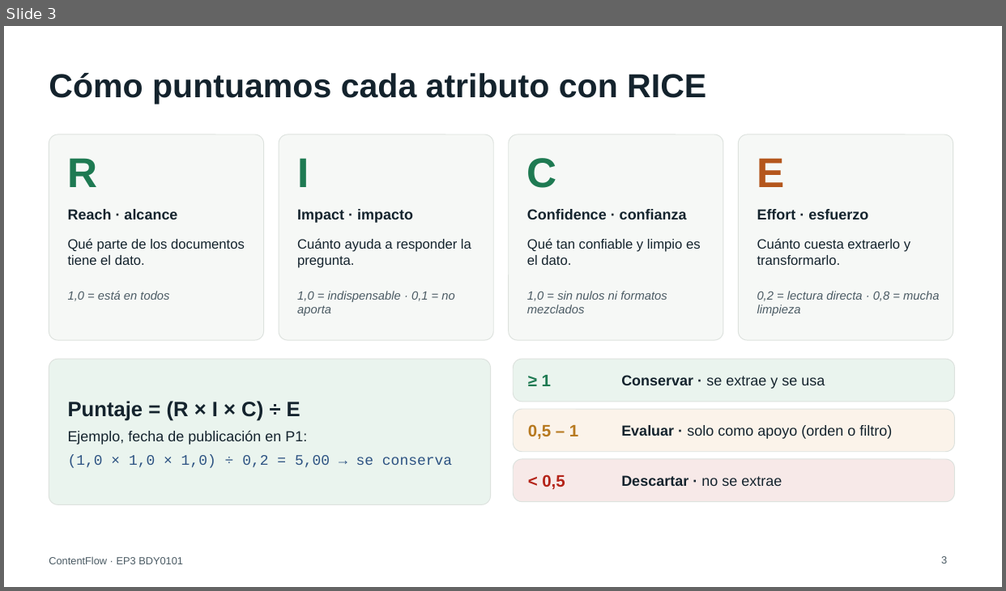
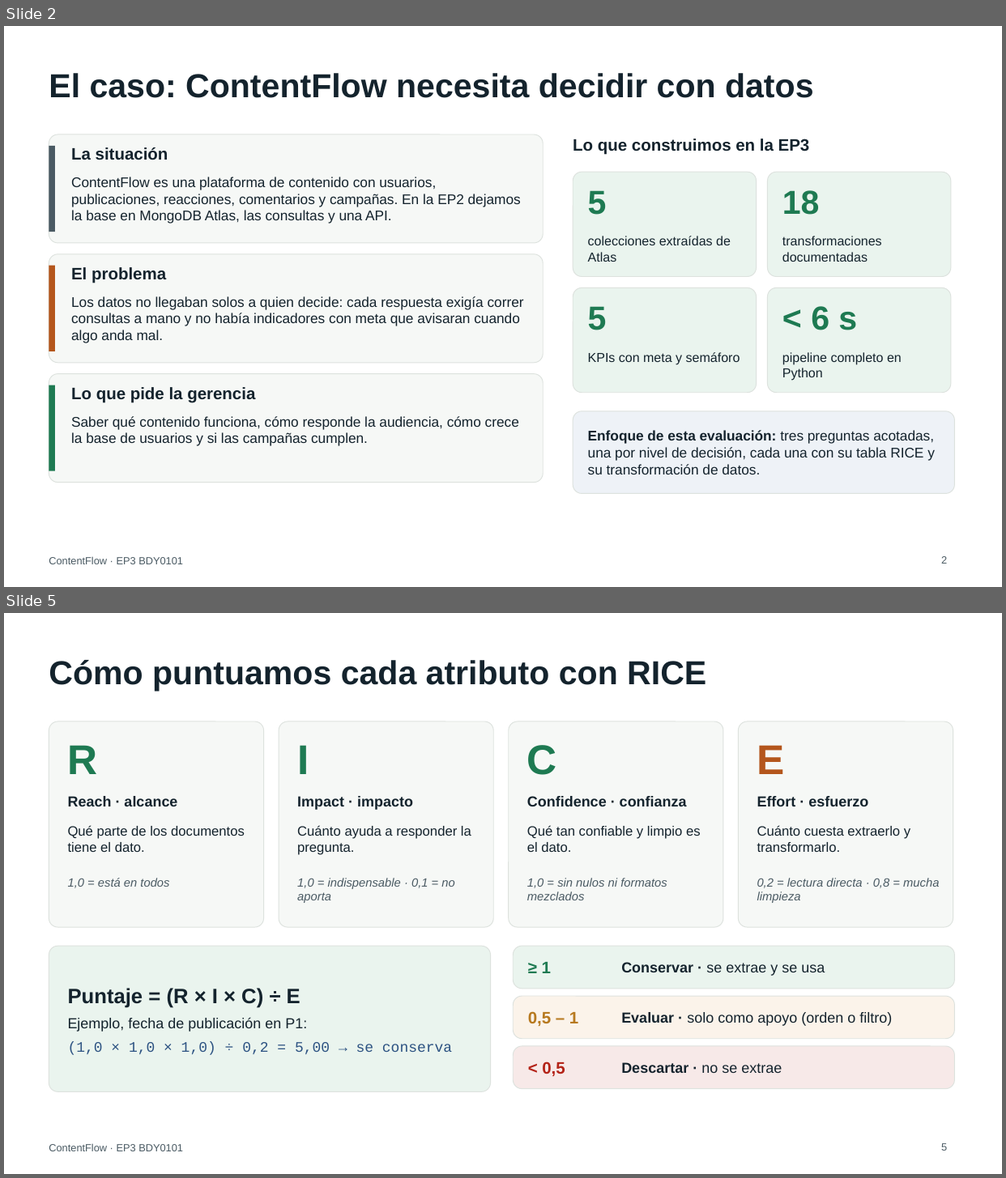
Before and after one commit to 99nicolas/contentflow-ep3-bdy0101, a slide deck: docs/ContentFlow_EP3_Presentacion.pptx. Shown one above the other, each under a label of ours: slide 3 before the commit, slides 2 and 5 after it; the slides between them are not shown. The pictures are 1006x591 and 1006x1178 pixels, drawn with LibreOffice and Linux fonts; fonts in the diff are those of the drawing. Boxes give left, top, right and bottom in pixels: in the first picture for what was removed or moved away, otherwise in the second. Text is boxed around its words. In the diff, an @@ line names an element or a change of style, - is before the commit and + after.

Commit message:
Presentación con contexto del caso y los nuevos dashboards

```diff
--- a/docs/ContentFlow_EP3_Presentacion.pptx
+++ b/docs/ContentFlow_EP3_Presentacion.pptx
@@ slide 2 added at (x1=4, y1=26, x2=1002, y2=587), background #FFFFFF; not listed: 1 template element that a slide beside it also shows @@
@@ title added at (x1=49, y1=73, x2=813, y2=98), 32 pt, text #14232D, bold @@
+El caso: ContentFlow necesita decidir con datos
@@ rounded rectangle added at (x1=49, y1=135, x2=543, y2=243), fill #F6F8F6, outline #DDE2DE 0.75 pt @@
@@ rectangle added at (x1=49, y1=146, x2=55, y2=232), fill #4A5A63 @@
@@ text added at (x1=573, y1=139, x2=810, y2=155), 16 pt, text #14232D, bold @@
+Lo que construimos en la EP3
@@ text added at (x1=71, y1=148, x2=168, y2=160), 16 pt, text #14232D, bold @@
+La situación
@@ text added at (x1=71, y1=177, x2=521, y2=224), 13.5 pt, text #14232D @@
+ContentFlow es una plataforma de contenido con usuarios, publicaciones, reacciones, comentarios y campañas. En la EP2 dejamos la base en MongoDB Atlas, las consultas y una API.
@@ rounded rectangle added at (x1=573, y1=172, x2=756, y2=277), fill #EAF4EE, outline #DDE2DE 0.75 pt @@
@@ text added at (x1=588, y1=190, x2=607, y2=215), 32 pt, text #1E7A52, bold @@
+5
@@ rounded rectangle added at (x1=768, y1=172, x2=951, y2=277), fill #EAF4EE, outline #DDE2DE 0.75 pt @@
@@ text added at (x1=782, y1=190, x2=820, y2=215), 32 pt, text #1E7A52, bold @@
+18
@@ text added at (x1=588, y1=236, x2=731, y2=262), 12.5 pt, text #14232D @@
+colecciones extraídas de Atlas
@@ text added at (x1=782, y1=236, x2=882, y2=262), 12.5 pt, text #14232D @@
+transformaciones documentadas
@@ rounded rectangle added at (x1=49, y1=254, x2=543, y2=363), fill #F6F8F6, outline #DDE2DE 0.75 pt @@
@@ rectangle added at (x1=49, y1=266, x2=55, y2=352), fill #B4561C @@
@@ text added at (x1=71, y1=267, x2=166, y2=284), 16 pt, text #14232D, bold @@
+El problema
@@ rounded rectangle added at (x1=573, y1=288, x2=756, y2=393), fill #EAF4EE, outline #DDE2DE 0.75 pt @@
@@ rounded rectangle added at (x1=768, y1=288, x2=951, y2=393), fill #EAF4EE, outline #DDE2DE 0.75 pt @@
@@ text added at (x1=71, y1=297, x2=524, y2=344), 13.5 pt, text #14232D @@
+Los datos no llegaban solos a quien decide: cada respuesta exigía correr consultas a mano y no había indicadores con meta que avisaran cuando algo anda mal.
@@ text added at (x1=588, y1=306, x2=607, y2=331), 32 pt, text #1E7A52, bold @@
+5
@@ text added at (x1=811, y1=306, x2=857, y2=331), 32 pt, text #1E7A52, bold @@
+< 6 s
@@ text added at (x1=588, y1=352, x2=740, y2=365), 12.5 pt, text #14232D @@
+KPIs con meta y semáforo
@@ text added at (x1=782, y1=352, x2=901, y2=381), 12.5 pt, text #14232D @@
+pipeline completo en Python
@@ rounded rectangle added at (x1=49, y1=374, x2=543, y2=483), fill #F6F8F6, outline #DDE2DE 0.75 pt @@
@@ rectangle added at (x1=49, y1=386, x2=55, y2=472), fill #1E7A52 @@
@@ text added at (x1=71, y1=387, x2=255, y2=403), 16 pt, text #14232D, bold @@
+Lo que pide la gerencia
@@ rounded rectangle added at (x1=573, y1=412, x2=955, y2=494), fill #EEF2F7, outline #DDE2DE 0.75 pt @@
@@ text added at (x1=71, y1=416, x2=519, y2=446), 13.5 pt, text #14232D @@
+Saber qué contenido funciona, cómo responde la audiencia, cómo crece la base de usuarios y si las campañas cumplen.
@@ text added at (x1=588, y1=430, x2=935, y2=475), 13.5 pt, text #14232D @@
+Enfoque de esta evaluación: tres preguntas acotadas, una por nivel de decisión, cada una con su tabla RICE y su transformación de datos.
@@ page number added at (x1=941, y1=557, x2=947, y2=564), 10 pt, text #4A5A63 @@
+2
@@ what was slide 3 is now slide 5 @@
@@ page number at (x1=941, y1=1144, x2=947, y2=1151): text changed @@
-3
+5
```
Also in this commit, not shown: 5 slides changed, 3 other slides added, 1 slide removed, 1 other file.
